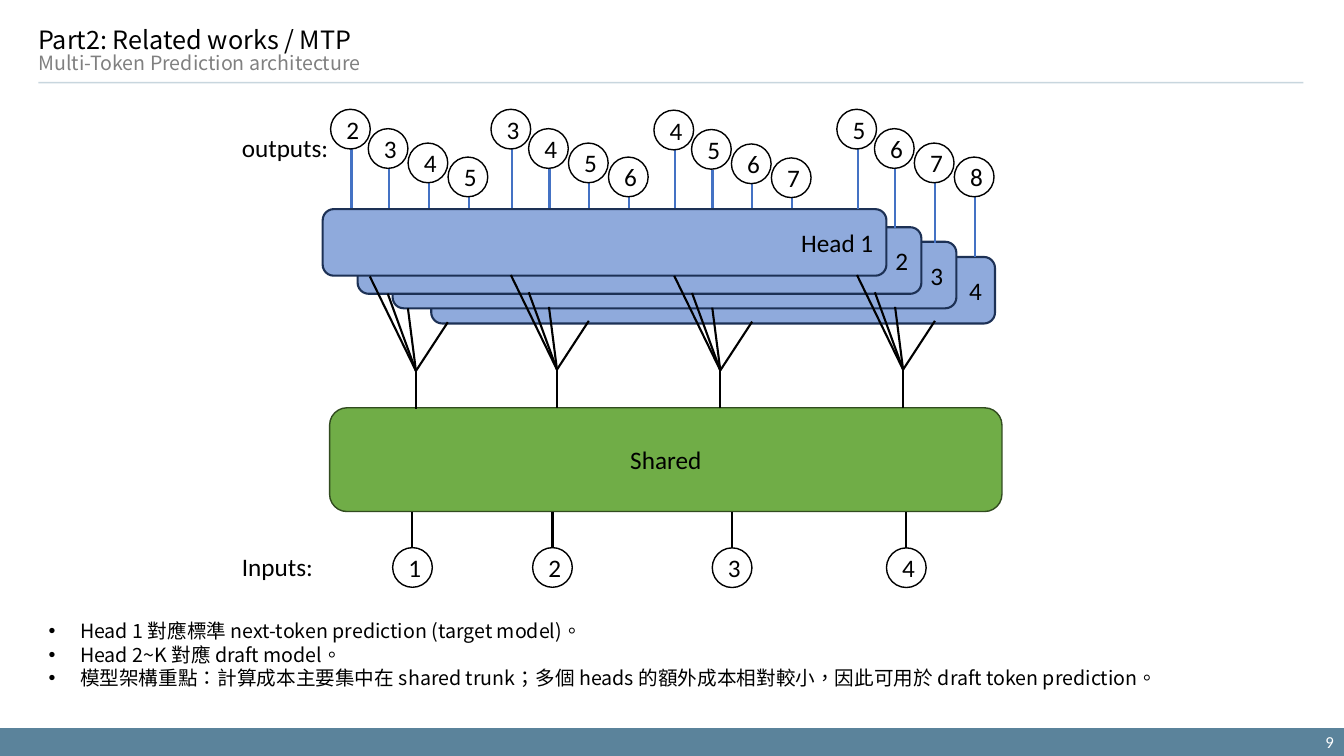
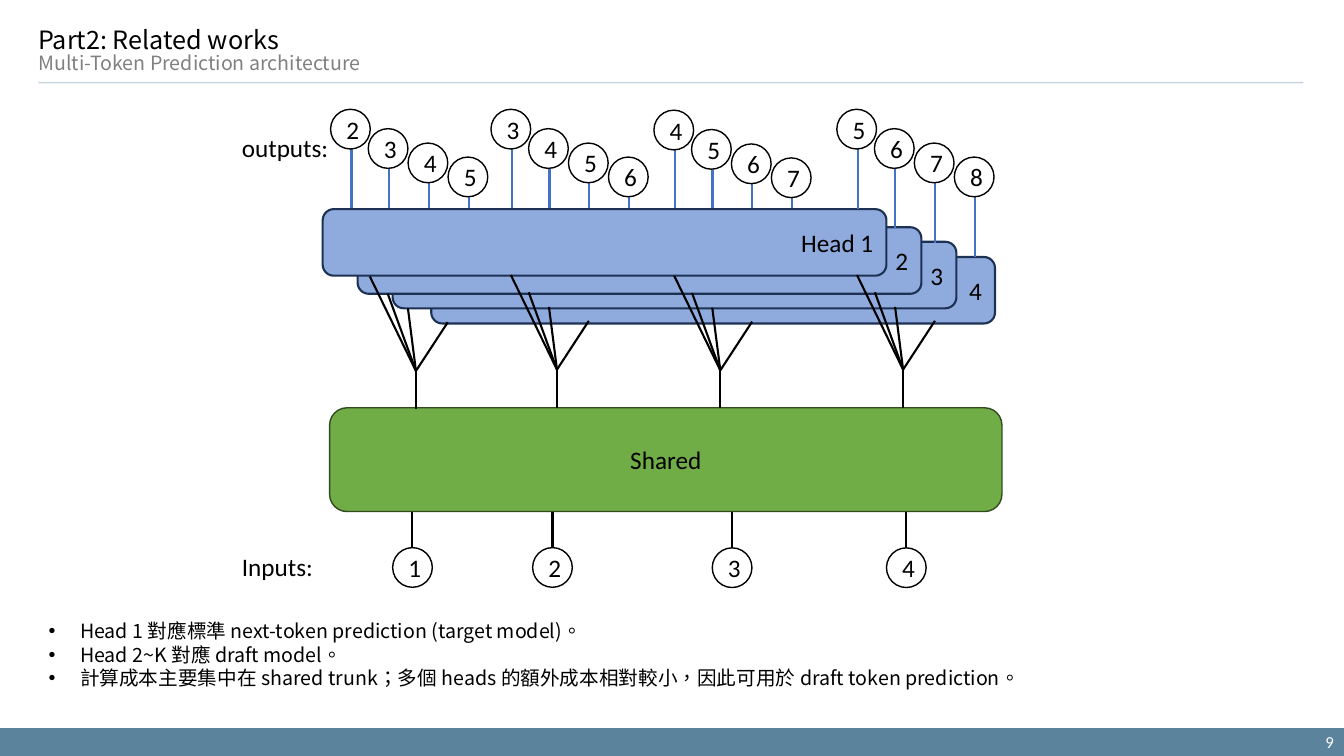
Before and after one commit to xdfg12456/llama-mtp, a slide deck: slide 9 of doc/mtp_with_consistency_method_v2.pptx. Drawn at 1344x756 pixels with LibreOffice and Linux fonts; fonts in the diff are those of the drawing. Boxes give left, top, right and bottom in pixels: in the first picture for what was removed or moved away, otherwise in the second. Text is boxed around its words. In the diff, an @@ line names an element or a change of style, - is before the commit and + after.

```diff
--- a/doc/mtp_with_consistency_method_v2.pptx
+++ b/doc/mtp_with_consistency_method_v2.pptx
@@ text at <box>38,29,279,55</box>: text changed @@
-Part2: Related works / MTP
+Part2: Related works
@@ text at <box>80,668,1019,690</box>: text changed @@
-• 模型架構重點：計算成本主要集中在 shared trunk；多個 heads 的額外成本相對較小，因此可用於 draft token prediction。
+• 計算成本主要集中在 shared trunk；多個 heads 的額外成本相對較小，因此可用於 draft token prediction。
```
Also in this commit, not shown: 12 other slides changed, 1 other file.
